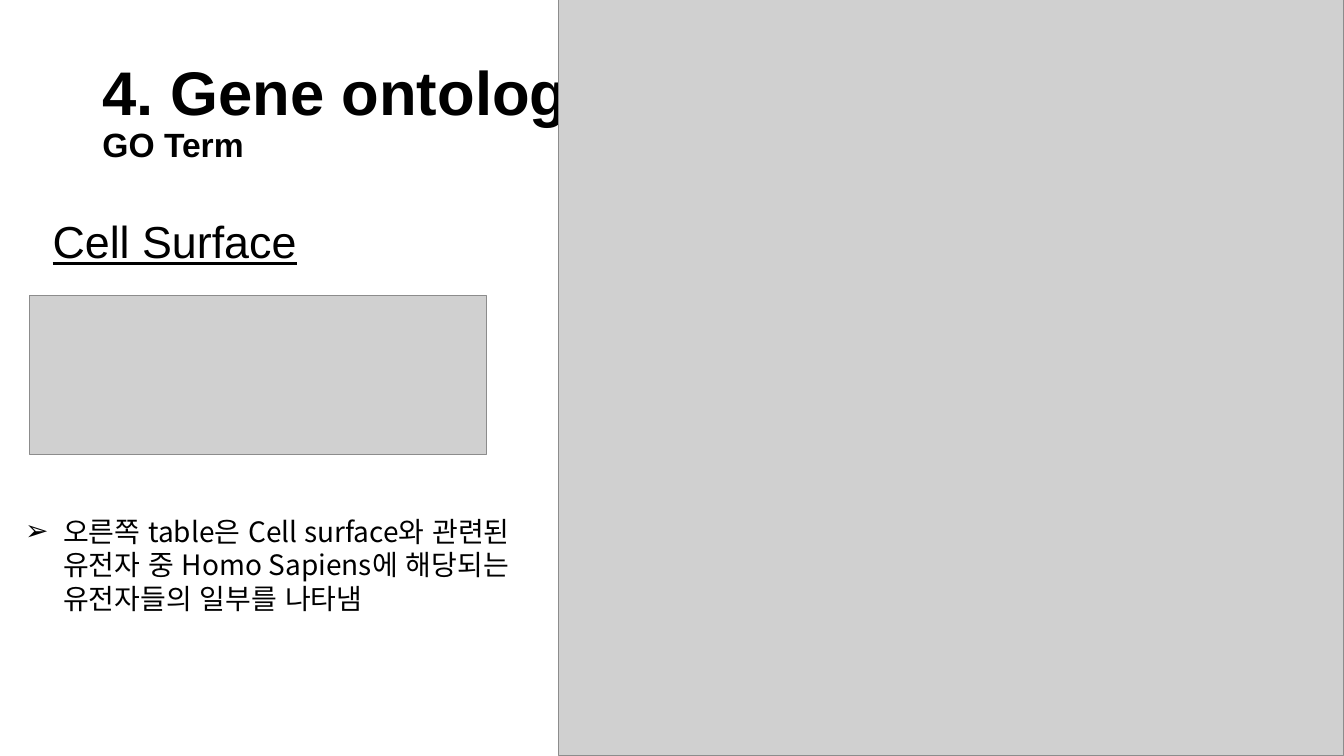
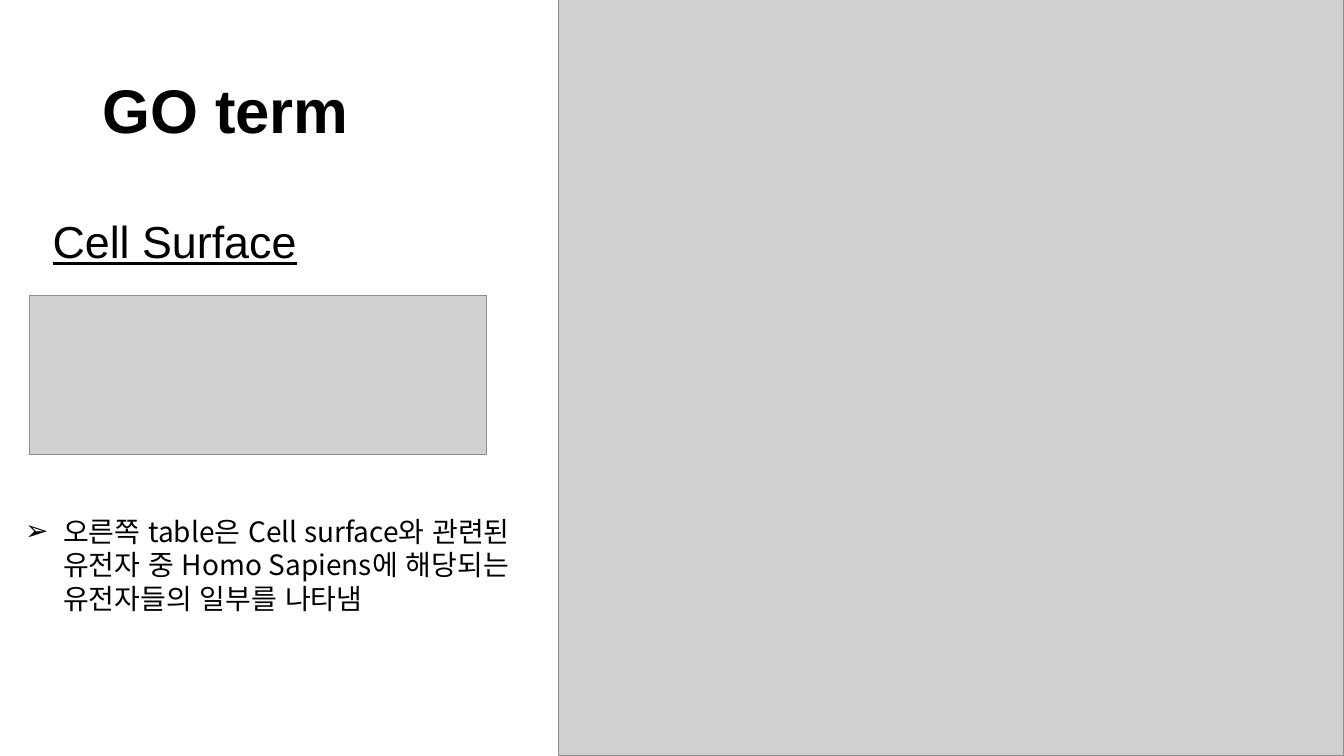
Before and after one commit to Khreat0205/Education_BulkRNAseq, a slide deck: slide 6 of Presentation/4. GO analysis.pptx. Drawn at 1344x756 pixels with LibreOffice and Linux fonts; fonts in the diff are those of the drawing; grey boxes stand for pictures. Boxes give left, top, right and bottom in pixels: in the first picture for what was removed or moved away, otherwise in the second. Text is boxed around its words. In the diff, an @@ line names an element or a change of style, - is before the commit and + after.

```diff
--- a/Presentation/4. GO analysis.pptx
+++ b/Presentation/4. GO analysis.pptx
@@ title at box(102, 90, 348, 134): text changed @@
-4. Gene ontology analysis
-GO Term
+GO term
```
Also in this commit, not shown: 2 other slides changed, 2 other files.
